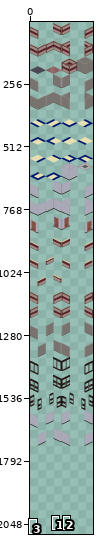
One commit to this sprite sheet: Content/SheetsOrigin/cubiclewallssheet.png. Above: a wide view before the commit, with the close-up outlined.
Close-up. Before the edit:
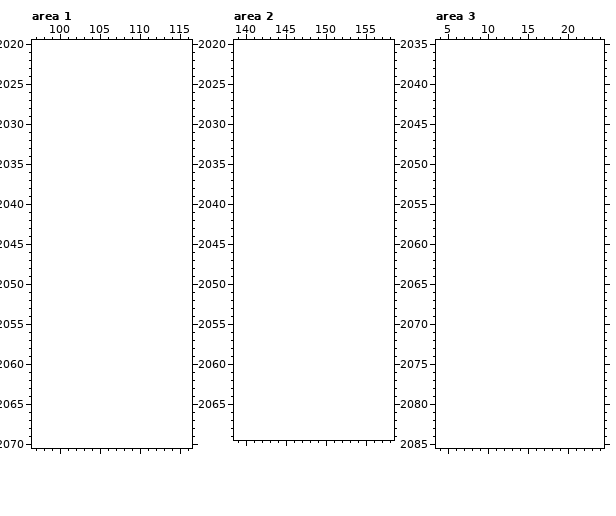
The file is 256x1728 pixels. Colours within 5 levels of each other are drawn and written as one. Shown: area 1: x 97..116, y 2020..2070; area 2: x 139..158, y 2020..2069; area 3: x 4..24, y 2035..2085. The old version is drawn lined up with the new one, on the new canvas. The wide view leaves out empty margins. The commit also changed other parts of the picture, which this record leaves out.
Now the later version:
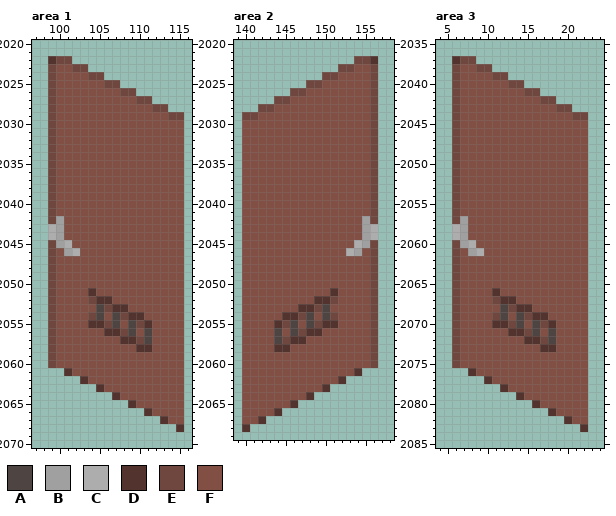
Palette (. is transparent): A #4e4442  B #a0a0a0  C #adadad  D #52332d  E #70473f  F #814f44
The edit:
canvas 256x1728 -> 256x2304
--- area 1
@@ x 97..116 @@
 2021 ....................
-2022 ....................
-2023 ....................
-2024 ....................
-2025 ....................
-2026 ....................
-2027 ....................
-2028 ....................
-2029 ....................
-2030 ....................
-2031 ....................
-2032 ....................
-2033 ....................
-2034 ....................
-2035 ....................
-2036 ....................
-2037 ....................
-2038 ....................
-2039 ....................
-2040 ....................
-2041 ....................
-2042 ....................
-2043 ....................
-2044 ....................
-2045 ....................
-2046 ....................
-2047 ....................
-2048 ....................
-2049 ....................
-2050 ....................
-2051 ....................
-2052 ....................
-2053 ....................
-2054 ....................
-2055 ....................
-2056 ....................
-2057 ....................
-2058 ....................
-2059 ....................
-2060 ....................
-2061 ....................
-2062 ....................
-2063 ....................
-2064 ....................
-2065 ....................
-2066 ....................
-2067 ....................
-2068 ....................
+2022 ..DEE...............
+2023 ..EFFEE.............
+2024 ..EFFFFEE...........
+2025 ..EFFFFFFEE.........
+2026 ..EFFFFFFFFEE.......
+2027 ..EFFFFFFFFFFEE.....
+2028 ..EFFFFFFFFFFFFEE...
+2029 ..EFFFFFFFFFFFFFFEE.
+2030 ..EFFFFFFFFFFFFFFFF.
+2031 ..EFFFFFFFFFFFFFFFF.
+2032 ..EFFFFFFFFFFFFFFFF.
+2033 ..EFFFFFFFFFFFFFFFF.
+2034 ..EFFFFFFFFFFFFFFFF.
+2035 ..EFFFFFFFFFFFFFFFF.
+2036 ..EFFFFFFFFFFFFFFFF.
+2037 ..EFFFFFFFFFFFFFFFF.
+2038 ..EFFFFFFFFFFFFFFFF.
+2039 ..EFFFFFFFFFFFFFFFF.
+2040 ..EFFFFFFFFFFFFFFFF.
+2041 ..EFFFFFFFFFFFFFFFF.
+2042 ..EBFFFFFFFFFFFFFFF.
+2043 ..CBFFFFFFFFFFFFFFF.
+2044 ..CBFFFFFFFFFFFFFFF.
+2045 ..EBCFFFFFFFFFFFFFF.
+2046 ..EFBCFFFFFFFFFFFFF.
+2047 ..EFFFFFFFFFFFFFFFF.
+2048 ..EFFFFFFFFFFFFFFFF.
+2049 ..EFFFFFFFFFFFFFFFF.
+2050 ..EFFFFFFFFFFFFFFFF.
+2051 ..EFFFFDFFFFFFFFFFF.
+2052 ..EFFFFEDDFFFFFFFFF.
+2053 ..EFFFFFAEDDFFFFFFF.
+2054 ..EFFFFEAFAEDDFFFFF.
+2055 ..EFFFFDDEAFAEDFFFF.
+2056 ..EFFFFFFDDEAFAFFFF.
+2057 ..EFFFFFFFFDDEAFFFF.
+2058 ..EFFFFFFFFFFDDFFFF.
+2059 ..EFFFFFFFFFFFFFFFF.
+2060 ..EFFFFFFFFFFFFFFFF.
+2061 ....DFFFFFFFFFFFFFF.
+2062 ......DFFFFFFFFFFFF.
+2063 ........DFFFFFFFFFF.
+2064 ..........DFFFFFFFF.
+2065 ............DFFFFFF.
+2066 ..............DFFFF.
+2067 ................DFF.
+2068 ..................D.
 2069 ....................
--- area 2
@@ x 139..158 @@
 2021 ....................
-2022 ....................
-2023 ....................
-2024 ....................
-2025 ....................
-2026 ....................
-2027 ....................
-2028 ....................
-2029 ....................
-2030 ....................
-2031 ....................
-2032 ....................
-2033 ....................
-2034 ....................
-2035 ....................
-2036 ....................
-2037 ....................
-2038 ....................
-2039 ....................
-2040 ....................
-2041 ....................
-2042 ....................
-2043 ....................
-2044 ....................
-2045 ....................
-2046 ....................
-2047 ....................
-2048 ....................
-2049 ....................
-2050 ....................
-2051 ....................
-2052 ....................
-2053 ....................
-2054 ....................
-2055 ....................
-2056 ....................
-2057 ....................
-2058 ....................
-2059 ....................
-2060 ....................
-2061 ....................
-2062 ....................
-2063 ....................
-2064 ....................
-2065 ....................
-2066 ....................
-2067 ....................
-2068 ....................
+2022 ...............EED..
+2023 .............EEFFE..
+2024 ...........EEFFFFE..
+2025 .........EEFFFFFFE..
+2026 .......EEFFFFFFFFE..
+2027 .....EEFFFFFFFFFFE..
+2028 ...EEFFFFFFFFFFFFE..
+2029 .EEFFFFFFFFFFFFFFE..
+2030 .FFFFFFFFFFFFFFFFE..
+2031 .FFFFFFFFFFFFFFFFE..
+2032 .FFFFFFFFFFFFFFFFE..
+2033 .FFFFFFFFFFFFFFFFE..
+2034 .FFFFFFFFFFFFFFFFE..
+2035 .FFFFFFFFFFFFFFFFE..
+2036 .FFFFFFFFFFFFFFFFE..
+2037 .FFFFFFFFFFFFFFFFE..
+2038 .FFFFFFFFFFFFFFFFE..
+2039 .FFFFFFFFFFFFFFFFE..
+2040 .FFFFFFFFFFFFFFFFE..
+2041 .FFFFFFFFFFFFFFFFE..
+2042 .FFFFFFFFFFFFFFFBE..
+2043 .FFFFFFFFFFFFFFFBC..
+2044 .FFFFFFFFFFFFFFFBC..
+2045 .FFFFFFFFFFFFFFCBE..
+2046 .FFFFFFFFFFFFFCBFE..
+2047 .FFFFFFFFFFFFFFFFE..
+2048 .FFFFFFFFFFFFFFFFE..
+2049 .FFFFFFFFFFFFFFFFE..
+2050 .FFFFFFFFFFFFFFFFE..
+2051 .FFFFFFFFFFFDFFFFE..
+2052 .FFFFFFFFFDDEFFFFE..
+2053 .FFFFFFFDDEAFFFFFE..
+2054 .FFFFFDDEAFAEFFFFE..
+2055 .FFFFDEAFAEDDFFFFE..
+2056 .FFFFAFAEDDFFFFFFE..
+2057 .FFFFAEDDFFFFFFFFE..
+2058 .FFFFDDFFFFFFFFFFE..
+2059 .FFFFFFFFFFFFFFFFE..
+2060 .FFFFFFFFFFFFFFFFE..
+2061 .FFFFFFFFFFFFFFD....
+2062 .FFFFFFFFFFFFD......
+2063 .FFFFFFFFFFD........
+2064 .FFFFFFFFD..........
+2065 .FFFFFFD............
+2066 .FFFFD..............
+2067 .FFD................
+2068 .D..................
 2069 ....................
--- area 3
@@ x 4..24 @@
 2036 .....................
-2037 .....................
-2038 .....................
-2039 .....................
-2040 .....................
-2041 .....................
-2042 .....................
-2043 .....................
-2044 .....................
-2045 .....................
-2046 .....................
-2047 .....................
-2048 .....................
-2049 .....................
-2050 .....................
-2051 .....................
-2052 .....................
-2053 .....................
-2054 .....................
-2055 .....................
-2056 .....................
-2057 .....................
-2058 .....................
-2059 .....................
-2060 .....................
-2061 .....................
-2062 .....................
-2063 .....................
-2064 .....................
-2065 .....................
-2066 .....................
-2067 .....................
-2068 .....................
-2069 .....................
-2070 .....................
-2071 .....................
-2072 .....................
-2073 .....................
-2074 .....................
-2075 .....................
-2076 .....................
-2077 .....................
-2078 .....................
-2079 .....................
-2080 .....................
-2081 .....................
-2082 .....................
-2083 .....................
+2037 ..DEE................
+2038 ..EFFEE..............
+2039 ..EFFFFEE............
+2040 ..EFFFFFFEE..........
+2041 ..EFFFFFFFFEE........
+2042 ..EFFFFFFFFFFEE......
+2043 ..EFFFFFFFFFFFFEE....
+2044 ..EFFFFFFFFFFFFFFEE..
+2045 ..EFFFFFFFFFFFFFFFF..
+2046 ..EFFFFFFFFFFFFFFFF..
+2047 ..EFFFFFFFFFFFFFFFF..
+2048 ..EFFFFFFFFFFFFFFFF..
+2049 ..EFFFFFFFFFFFFFFFF..
+2050 ..EFFFFFFFFFFFFFFFF..
+2051 ..EFFFFFFFFFFFFFFFF..
+2052 ..EFFFFFFFFFFFFFFFF..
+2053 ..EFFFFFFFFFFFFFFFF..
+2054 ..EFFFFFFFFFFFFFFFF..
+2055 ..EFFFFFFFFFFFFFFFF..
+2056 ..EFFFFFFFFFFFFFFFF..
+2057 ..EBFFFFFFFFFFFFFFF..
+2058 ..CBFFFFFFFFFFFFFFF..
+2059 ..CBFFFFFFFFFFFFFFF..
+2060 ..EBCFFFFFFFFFFFFFF..
+2061 ..EFBCFFFFFFFFFFFFF..
+2062 ..EFFFFFFFFFFFFFFFF..
+2063 ..EFFFFFFFFFFFFFFFF..
+2064 ..EFFFFFFFFFFFFFFFF..
+2065 ..EFFFFFFFFFFFFFFFF..
+2066 ..EFFFFDFFFFFFFFFFF..
+2067 ..EFFFFEDDFFFFFFFFF..
+2068 ..EFFFFFAEDDFFFFFFF..
+2069 ..EFFFFEAFAEDDFFFFF..
+2070 ..EFFFFDDEAFAEDFFFF..
+2071 ..EFFFFFFDDEAFAFFFF..
+2072 ..EFFFFFFFFDDEAFFFF..
+2073 ..EFFFFFFFFFFDDFFFF..
+2074 ..EFFFFFFFFFFFFFFFF..
+2075 ..EFFFFFFFFFFFFFFFF..
+2076 ....DFFFFFFFFFFFFFF..
+2077 ......DFFFFFFFFFFFF..
+2078 ........DFFFFFFFFFF..
+2079 ..........DFFFFFFFF..
+2080 ............DFFFFFF..
+2081 ..............DFFFF..
+2082 ................DFF..
+2083 ..................D..
 2084 .....................
